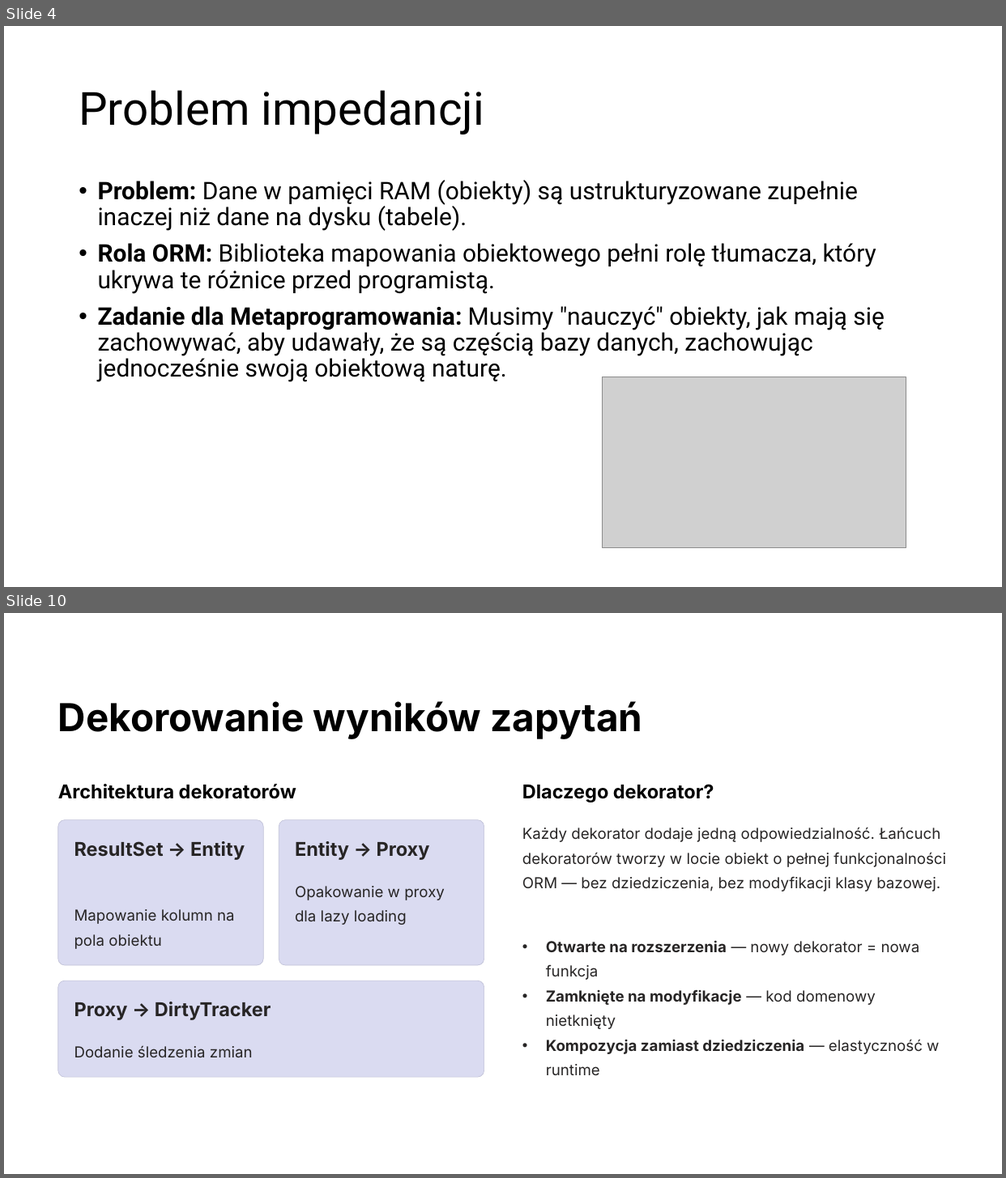
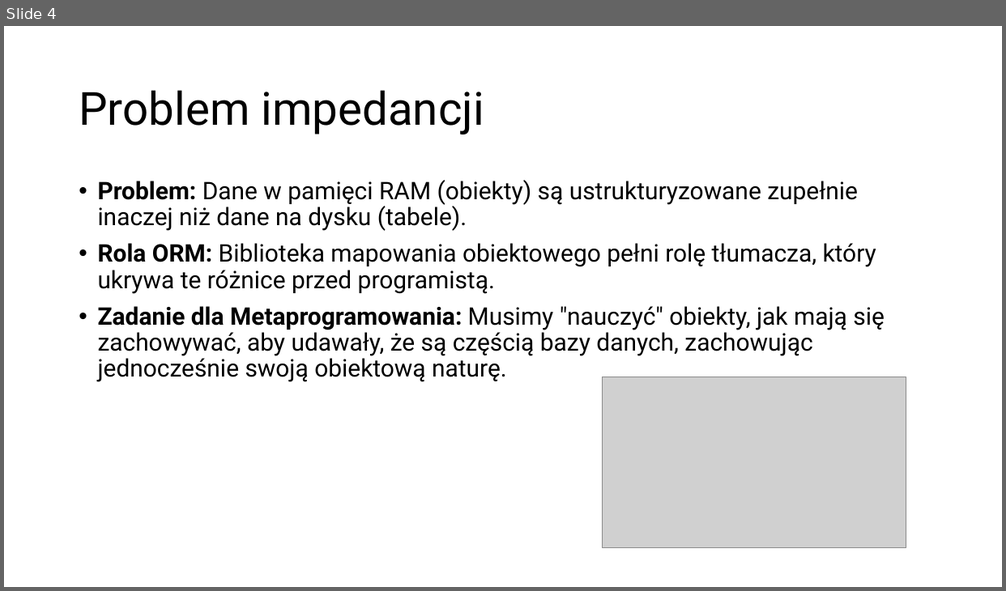
Before and after one commit to KabaKG/JPWP_ORM, a slide deck: ORM.pptx. Shown one above the other, each under a label of ours: slides 4 and 10 before the commit, slide 4 after it; the slides between them are not shown. The pictures are 1006x1178 and 1006x591 pixels, drawn with LibreOffice and Linux fonts; fonts in the diff are those of the drawing; grey boxes stand for pictures. Boxes give left, top, right and bottom in pixels: in the first picture for what was removed or moved away, otherwise in the second. Text is boxed around its words. In the diff, an @@ line names an element or a change of style, - is before the commit and + after.

```diff
--- a/ORM.pptx
+++ b/ORM.pptx
@@ slide 10 removed at <box>4,613,1002,1174</box>, background #FFFFFF @@
@@ text removed at <box>58,701,642,739</box> @@
-Dekorowanie wyników zapytań
@@ text removed at <box>58,784,296,799</box> @@
-Architektura dekoratorów
@@ text removed at <box>522,784,714,803</box> @@
-Dlaczego dekorator?
@@ rounded rectangle removed at <box>58,820,263,965</box> @@
@@ rounded rectangle removed at <box>279,820,484,965</box> @@
@@ text removed at <box>522,827,946,892</box> @@
-Każdy dekorator dodaje jedną odpowiedzialność. Łańcuch dekoratorów tworzy w locie obiekt o pełnej funkcjonalności ORM — bez dziedziczenia, bez modyfikacji klasy bazowej.
@@ text removed at <box>74,841,245,860</box> @@
-ResultSet → Entity
@@ text removed at <box>295,841,430,860</box> @@
-Entity → Proxy
@@ text removed at <box>295,886,445,925</box> @@
-Opakowanie w proxy dla lazy loading
@@ text removed at <box>74,909,235,949</box> @@
-Mapowanie kolumn na pola obiektu
@@ text removed at <box>546,940,939,1076</box> @@
-• Otwarte na rozszerzenia — nowy dekorator = nowa funkcja
-• Zamknięte na modyfikacje — kod domenowy nietknięty
-• Kompozycja zamiast dziedziczenia — elastyczność w runtime
@@ rounded rectangle removed at <box>58,981,484,1078</box> @@
@@ text removed at <box>74,1002,270,1020</box> @@
-Proxy → DirtyTracker
@@ text removed at <box>74,1046,253,1058</box> @@
-Dodanie śledzenia zmian
```
Also in this commit, not shown: 6 slides changed, 6 slides added, 1 other slide removed, 1 other file.
